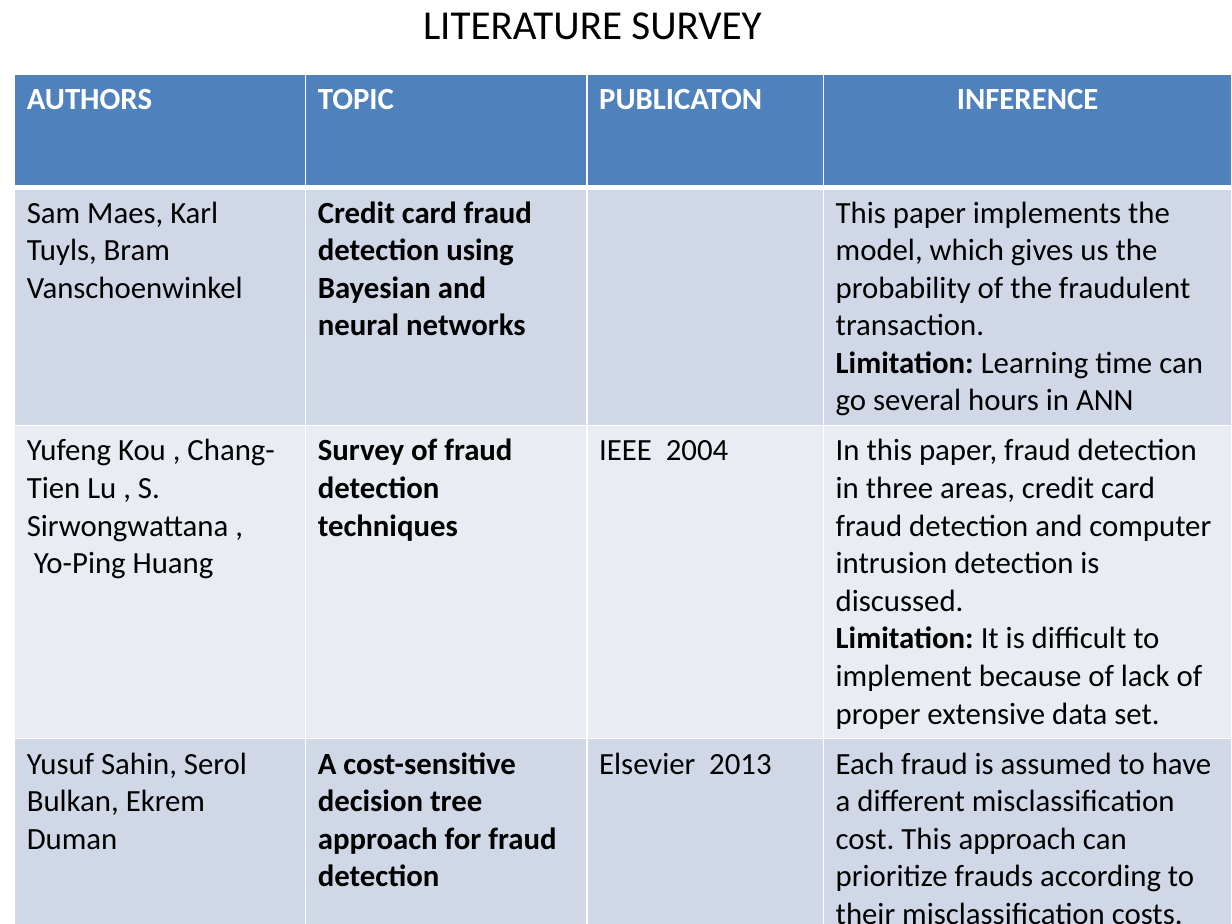
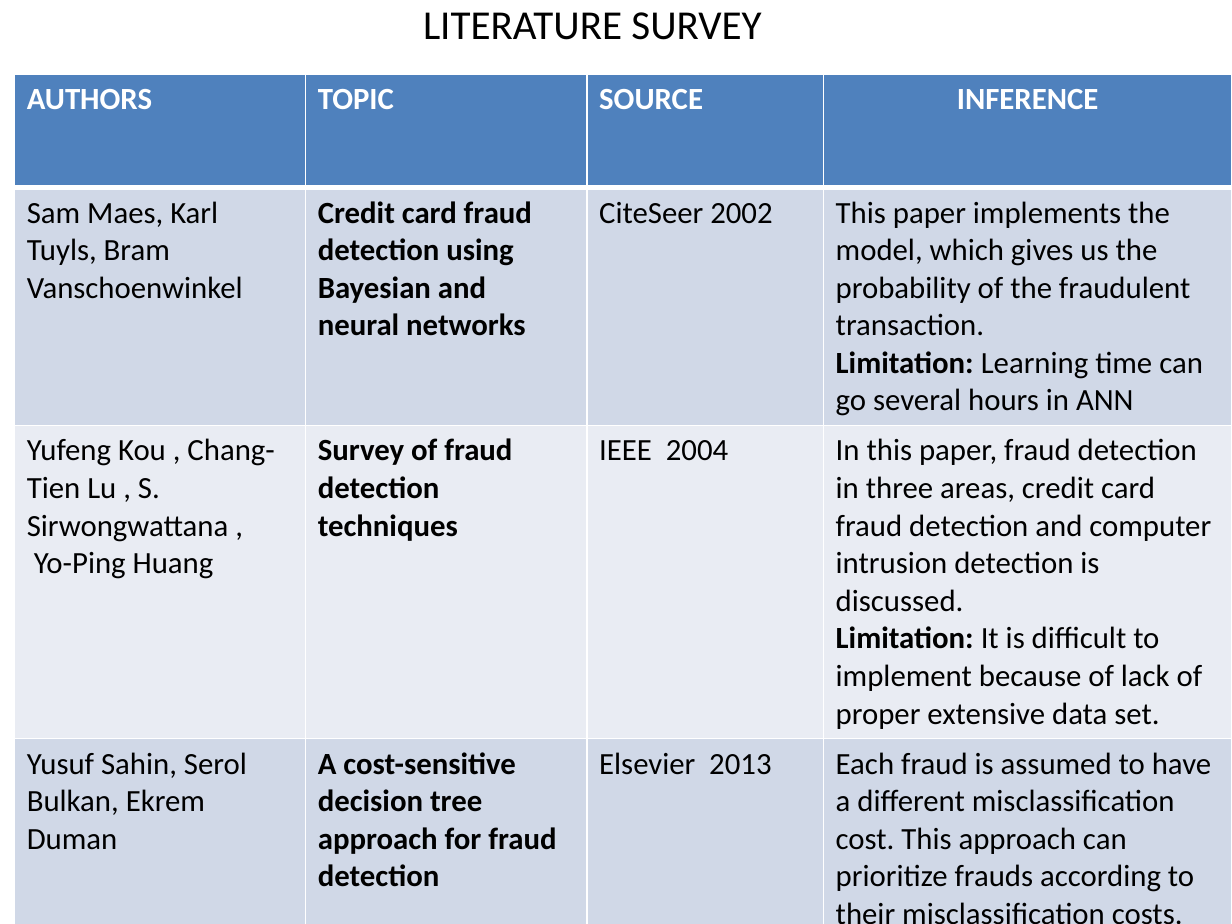
Before and after one commit to aaskumar5/Predicting-online-transaction-frauds-using-ML, a slide deck: slide 6 of FYP 2019 - 2020_review1.pptx. Drawn at 1232x924 pixels with LibreOffice and Linux fonts; fonts in the diff are those of the drawing. Boxes give left, top, right and bottom in pixels: in the first picture for what was removed or moved away, otherwise in the second. Text is boxed around its words. In the diff, an @@ line names an element or a change of style, - is before the commit and + after.

```diff
--- a/FYP 2019 - 2020_review1.pptx
+++ b/FYP 2019 - 2020_review1.pptx
@@ table at (15, 74, 1232, 924) @@
-row 1, column 3: PUBLICATON
+row 1, column 3: SOURCE
-row 2, column 3: 
+row 2, column 3: CiteSeer 2002
```
Also in this commit, not shown: 4 other slides changed, 2 slides added.
